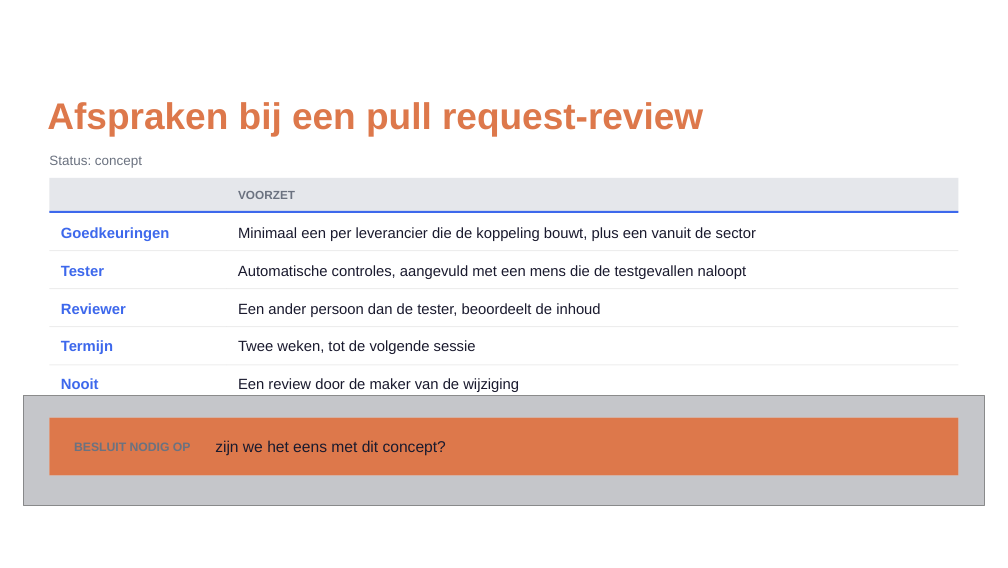
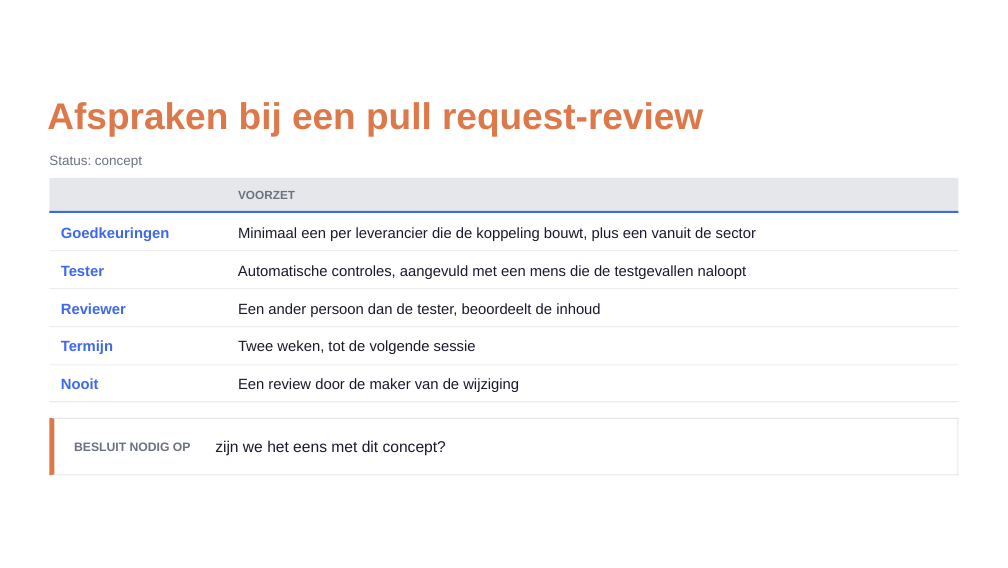
Before and after one commit to Npuls-OKx/meta, a slide deck: slide 16 of presentaties/export/260901_kerngroep_techniek-bewerkbaar.pptx. Drawn at 1008x568 pixels with LibreOffice and Linux fonts; fonts in the diff are those of the drawing; grey boxes stand for pictures; background and template pictures are left out. Boxes give left, top, right and bottom in pixels: in the first picture for what was removed or moved away, otherwise in the second. Text is boxed around its words. In the diff, an @@ line names an element or a change of style, - is before the commit and + after.

```diff
--- a/presentaties/export/260901_kerngroep_techniek-bewerkbaar.pptx
+++ b/presentaties/export/260901_kerngroep_techniek-bewerkbaar.pptx
@@ picture removed at box(24, 396, 984, 505) @@
@@ freeform shape: place and size @@
-freeform shape at box(24, 396, 984, 505)
+freeform shape at box(49, 418, 959, 419)
@@ freeform shape at box(49, 418, 959, 419): fill #1B2A6B at 6% opacity to #E5E7EB @@
@@ freeform shape at box(49, 418, 959, 475): fill #E5E7EB to #FFFFFF @@
@@ freeform shape removed at box(49, 418, 959, 475) @@
@@ freeform shape added at box(49, 401, 226, 402), fill #9CA3AF at 20% opacity @@
@@ freeform shape added at box(49, 418, 54, 475), fill #DD784B @@
@@ freeform shape added at box(226, 401, 959, 402), fill #9CA3AF at 20% opacity @@
@@ freeform shape added at box(958, 418, 959, 475), fill #E5E7EB @@
@@ freeform shape: place and size @@
-freeform shape at box(52, 418, 959, 474)
+freeform shape at box(49, 474, 959, 475)
@@ freeform shape at box(49, 474, 959, 475): fill #FFFFFF to #E5E7EB @@
```
Also in this commit, not shown: 2 other slides changed, 2 other files.
